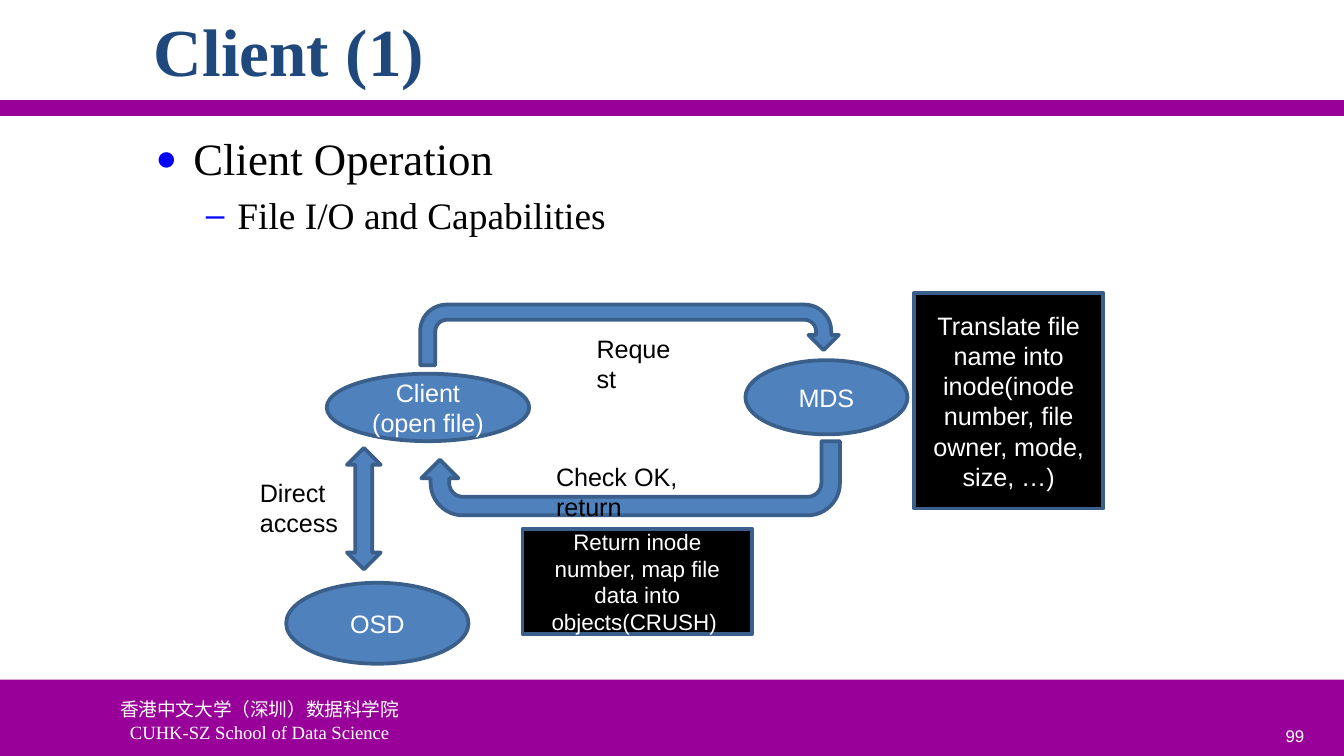
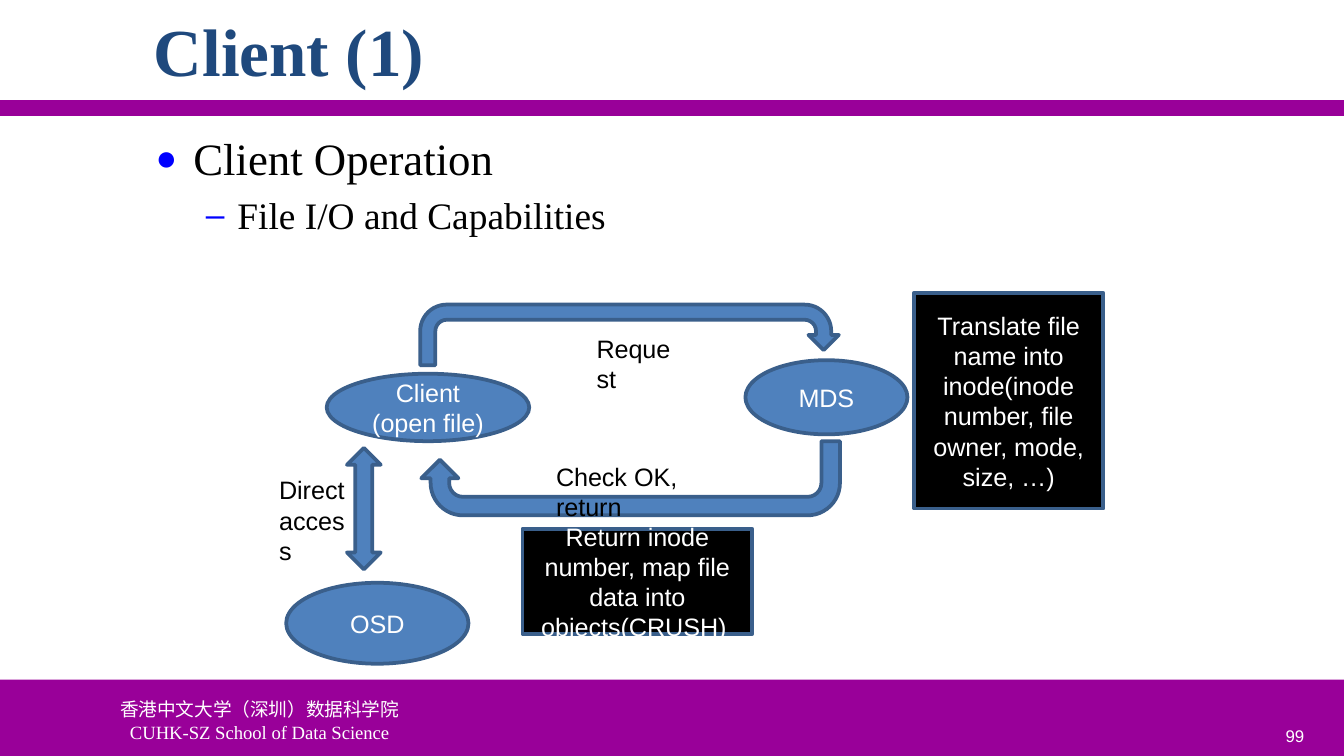
Before and after one commit to ychung1103/ychung1103.github.io, a slide deck: slide 99 of Slides/CSC6103/VT-05 Storage Virtualization.pptx. Drawn at 1344x756 pixels with LibreOffice and Linux fonts; fonts in the diff are those of the drawing; background and template pictures are left out. Boxes give left, top, right and bottom in pixels: in the first picture for what was removed or moved away, otherwise in the second. Text is boxed around its words. In the diff, an @@ line names an element or a change of style, - is before the commit and + after.

```diff
--- a/Slides/CSC6103/VT-05 Storage Virtualization.pptx
+++ b/Slides/CSC6103/VT-05 Storage Virtualization.pptx
@@ text "Direct" rewrapped from [260, 483, 338, 533] to [279, 480, 344, 500] @@
@@ rectangle "Return inode number, map file ..." at [523, 530, 753, 634]: size 12 to 13.5 pt @@
```
Also in this commit, not shown: 22 other slides changed, 1 slide added, 1 other file.
